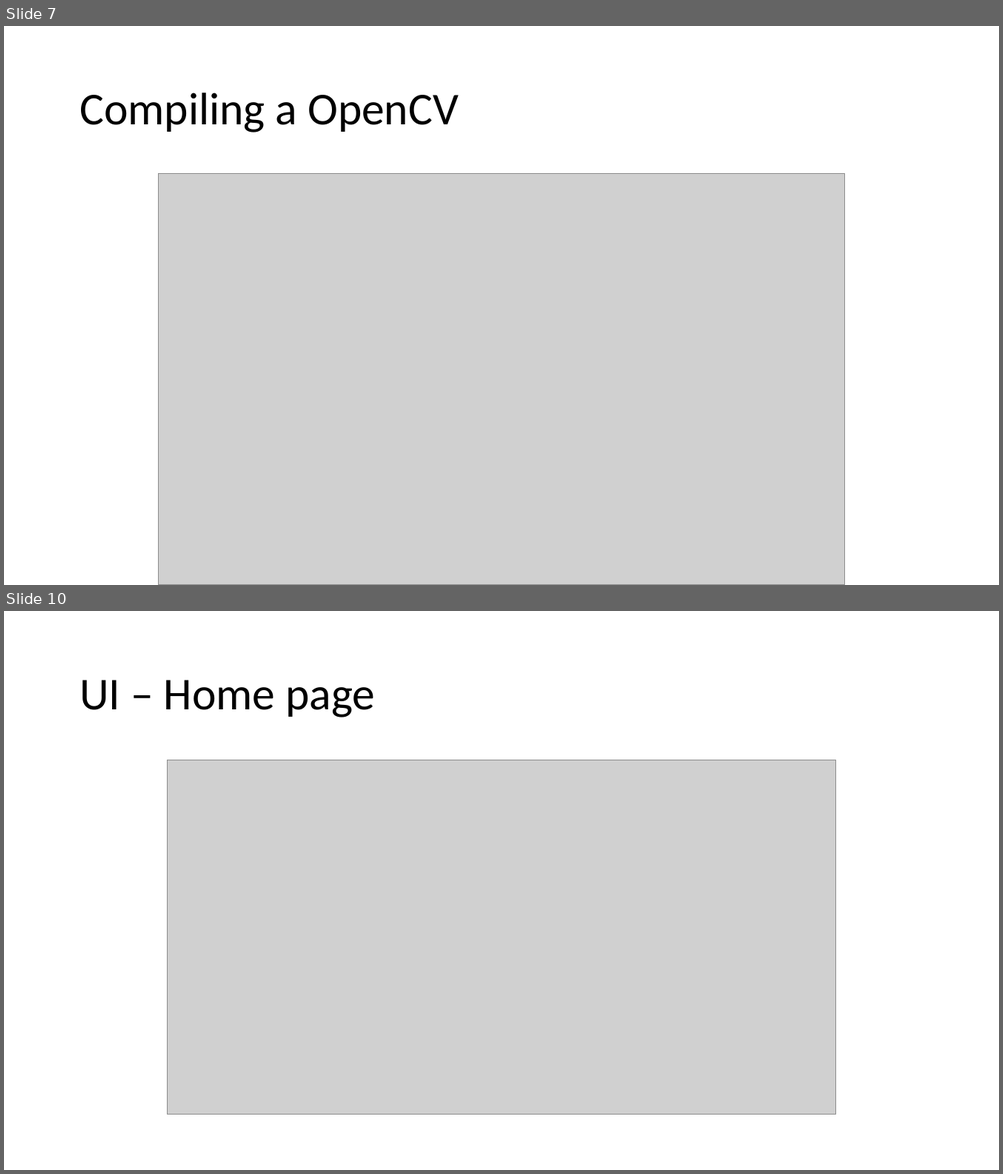
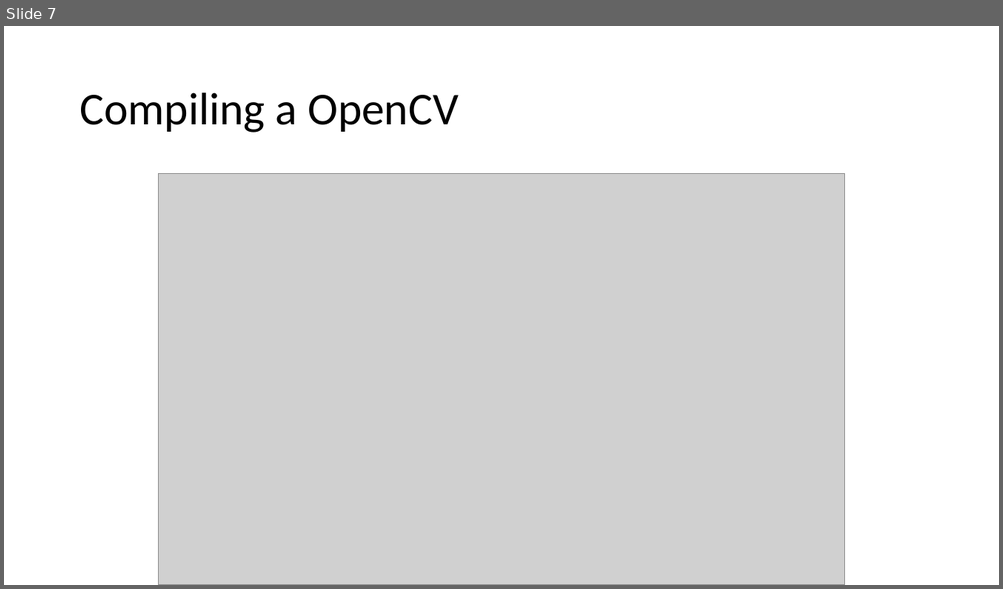
Before and after one commit to Tushar9999999999/SkyNet, a slide deck: Equinox_Presentation.pptx. Shown one above the other, each under a label of ours: slides 7 and 10 before the commit, slide 7 after it; the slides between them are not shown. The pictures are 1003x1174 and 1003x589 pixels, drawn with LibreOffice and Linux fonts; fonts in the diff are those of the drawing; grey boxes stand for pictures. Boxes give left, top, right and bottom in pixels: in the first picture for what was removed or moved away, otherwise in the second. Text is boxed around its words. In the diff, an @@ line names an element or a change of style, - is before the commit and + after.

```diff
--- a/Equinox_Presentation.pptx
+++ b/Equinox_Presentation.pptx
@@ slide 10 removed at (x1=4, y1=611, x2=999, y2=1170), background #FFFFFF @@
@@ title removed at (x1=79, y1=680, x2=375, y2=718) @@
-UI – Home page
@@ picture removed at (x1=167, y1=760, x2=836, y2=1116) @@
```
Also in this commit, not shown: 3 slides changed, 2 slides added, 4 other slides removed.
